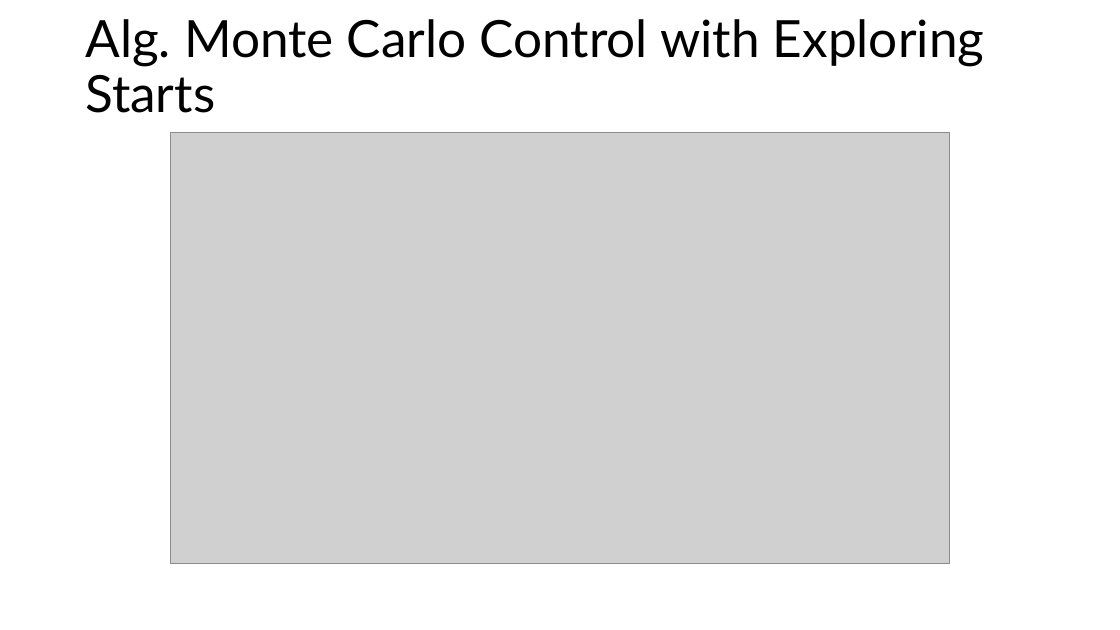
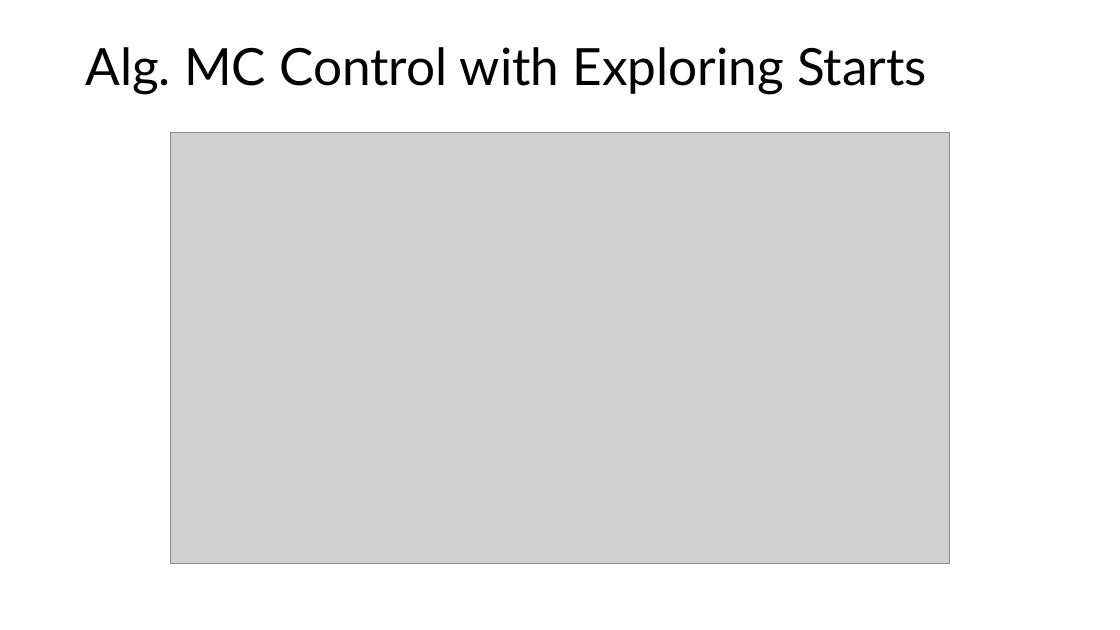
Before and after one commit to mhahsler/Introduction_to_Reinforcement_Learning, a slide deck: slide 10 of slides/Lecture04.pptx. Drawn at 1120x630 pixels with LibreOffice and Linux fonts; fonts in the diff are those of the drawing; grey boxes stand for pictures. Boxes give left, top, right and bottom in pixels: in the first picture for what was removed or moved away, otherwise in the second. Text is boxed around its words. In the diff, an @@ line names an element or a change of style, - is before the commit and + after.

```diff
--- a/slides/Lecture04.pptx
+++ b/slides/Lecture04.pptx
@@ title at [85, 47, 927, 94]: text changed @@
-Alg. Monte Carlo Control with Exploring Starts
+Alg. MC Control with Exploring Starts
```
Also in this commit, not shown: 10 other slides changed, 5 slides added, 2 slides removed, 5 other files.
